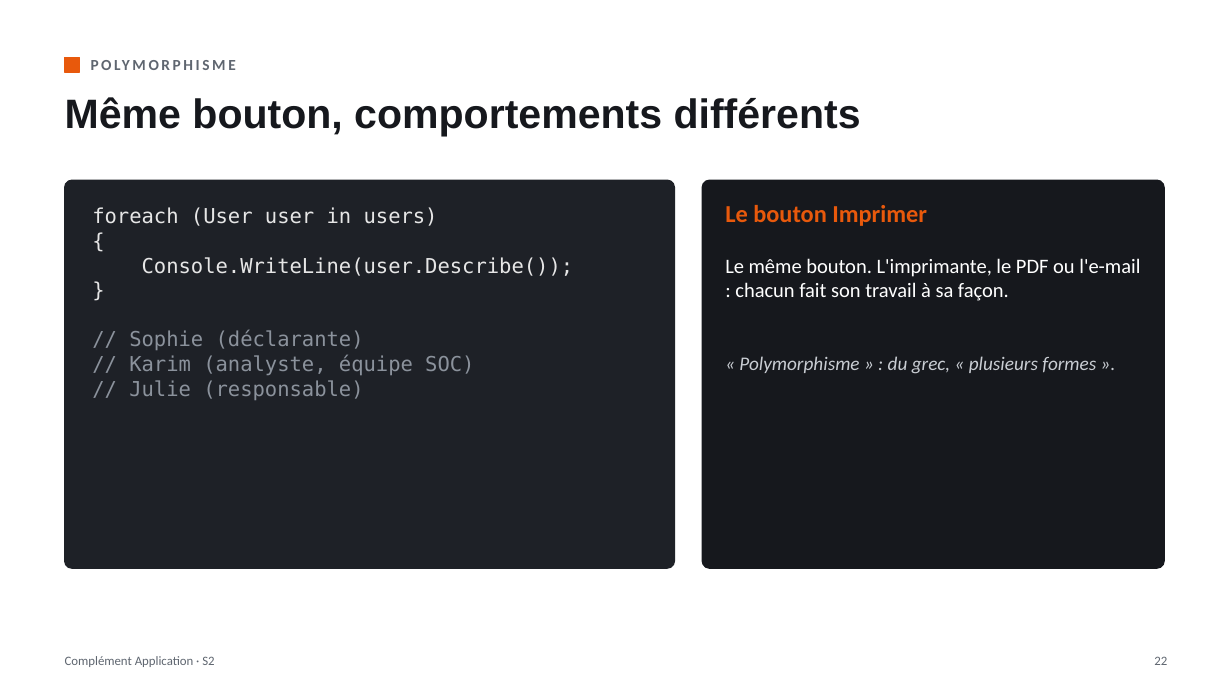
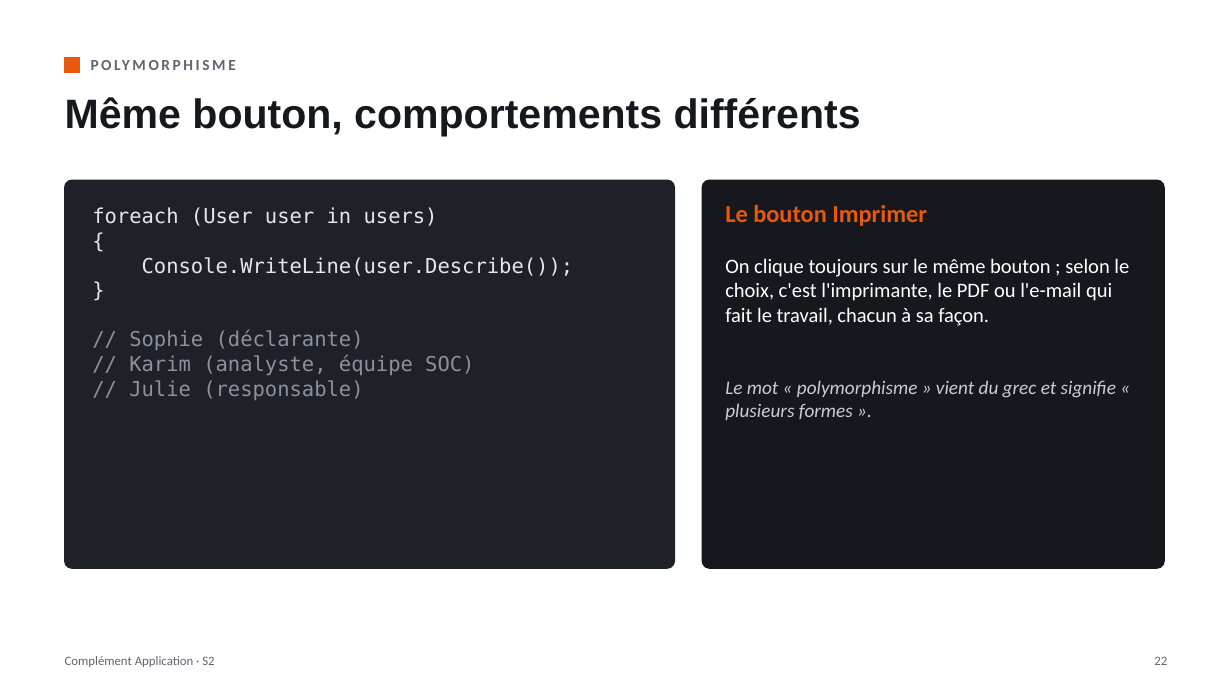
Before and after one commit to lle-condorcet/condorcet-2027, a slide deck: slide 22 of slides/20260930_LLE_CA_S02.pptx. Drawn at 1232x693 pixels with LibreOffice and Linux fonts; fonts in the diff are those of the drawing. Boxes give left, top, right and bottom in pixels: in the first picture for what was removed or moved away, otherwise in the second. Text is boxed around its words. In the diff, an @@ line names an element or a change of style, - is before the commit and + after.

```diff
--- a/slides/20260930_LLE_CA_S02.pptx
+++ b/slides/20260930_LLE_CA_S02.pptx
@@ text at box(725, 258, 1129, 420): text changed @@
-Le même bouton. L'imprimante, le PDF ou l'e-mail : chacun fait son travail à sa façon.
-« Polymorphisme » : du grec, « plusieurs formes ».
+On clique toujours sur le même bouton ; selon le choix, c'est l'imprimante, le PDF ou l'e-mail qui fait le travail, chacun à sa façon.
+Le mot « polymorphisme » vient du grec et signifie « plusieurs formes ».
```
Also in this commit, not shown: 12 other slides changed, 2 other files.
